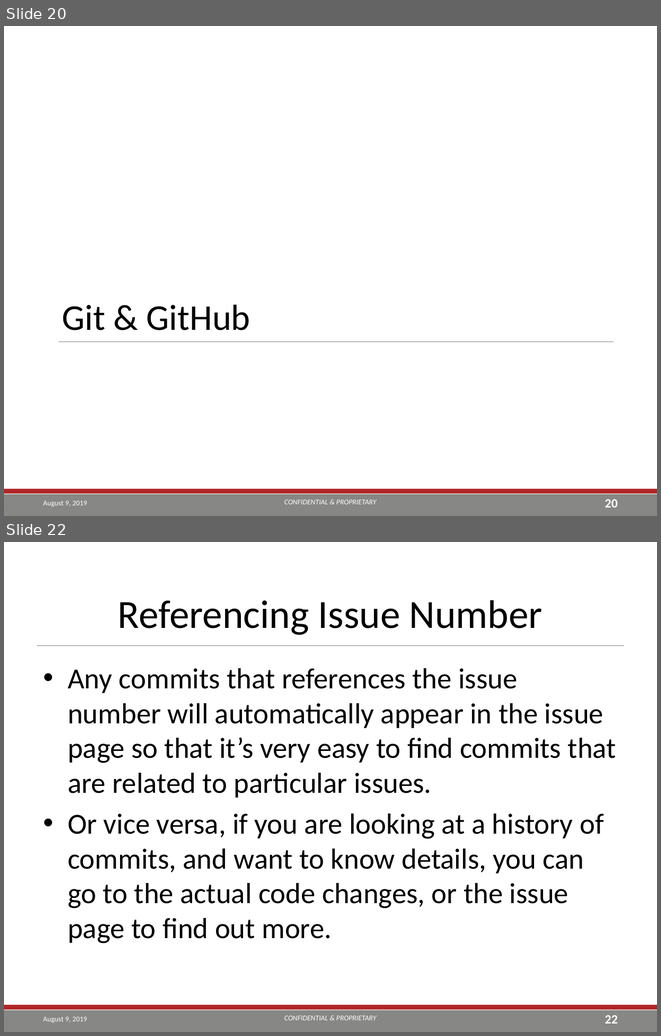
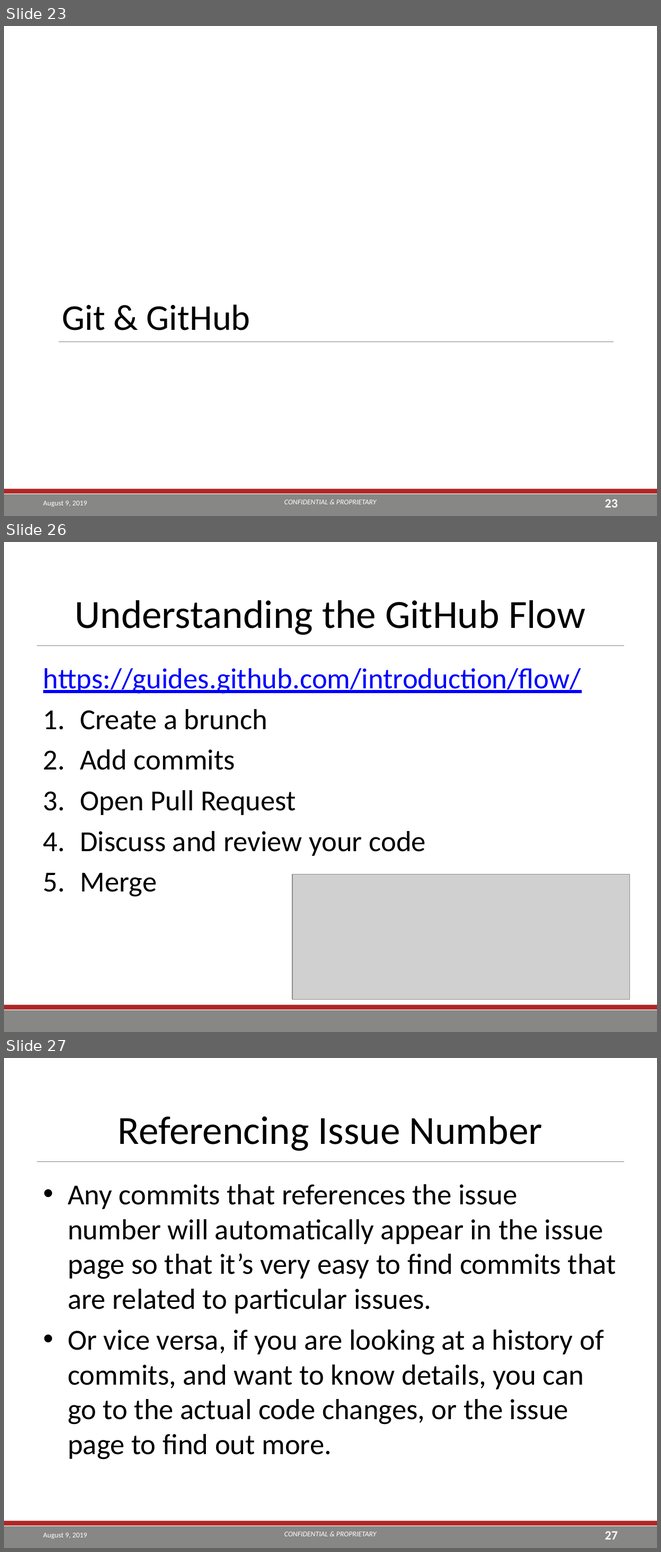
Before and after one commit to TEA-Analytics/ShinyWorkshop, a slide deck: Day 2.pptx. Shown one above the other, each under a label of ours: slides 20 and 22 before the commit, slides 23, 26 and 27 after it; the slides between them are not shown. The pictures are 661x1036 and 661x1552 pixels, drawn with LibreOffice and Linux fonts; fonts in the diff are those of the drawing; grey boxes stand for pictures; background and template pictures are left out. Boxes give left, top, right and bottom in pixels: in the first picture for what was removed or moved away, otherwise in the second. Text is boxed around its words. In the diff, an @@ line names an element or a change of style, - is before the commit and + after.

```diff
--- a/Day 2.pptx
+++ b/Day 2.pptx
@@ slide 26 added at [4, 542, 657, 1032], background #FFFFFF; not listed: 3 template elements that a slide beside it also shows @@
@@ title added at [74, 600, 585, 635], 44 pt, text #000000 @@
+Understanding the GitHub Flow
@@ text added at [43, 668, 581, 897], 32 pt, text #000000 @@
+https://guides.github.com/introduction/flow/
+1. Create a brunch
+2. Add commits
+3. Open Pull Request
+4. Discuss and review your code
+5. Merge
@@ picture added at [293, 874, 630, 999] @@
@@ what was slide 20 is now slide 23 @@
@@ page number at [605, 499, 618, 507]: text changed @@
-20
+23
@@ what was slide 22 is now slide 27 @@
@@ page number at [605, 1531, 618, 1539]: text changed @@
-22
+27
```
Also in this commit, not shown: 6 slides changed, 2 other slides added, 1 slide removed, 2 other files.
